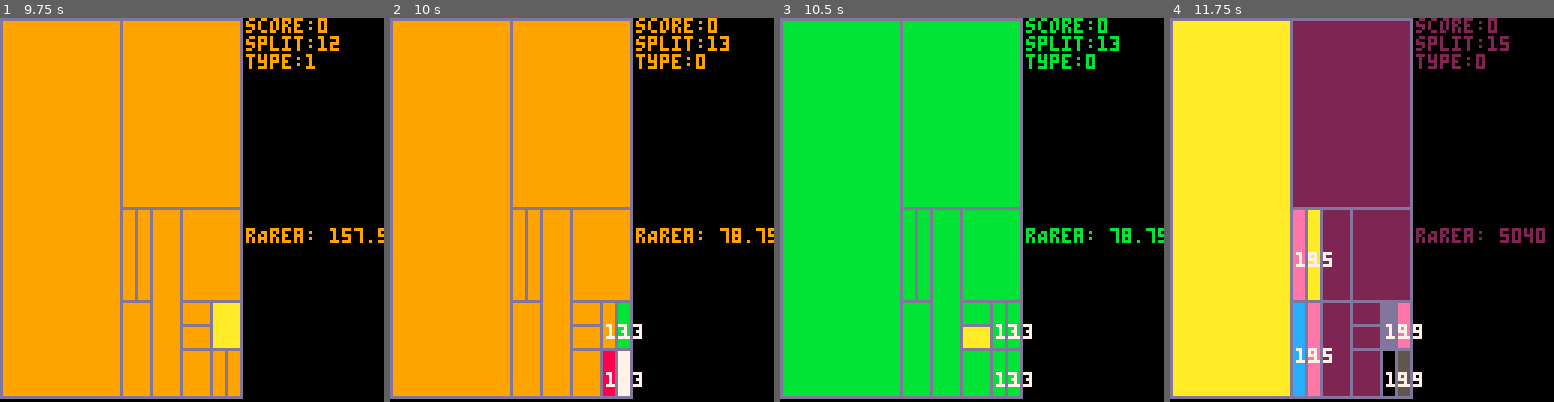
Above: before the commit, frames 1-4 (left to right).
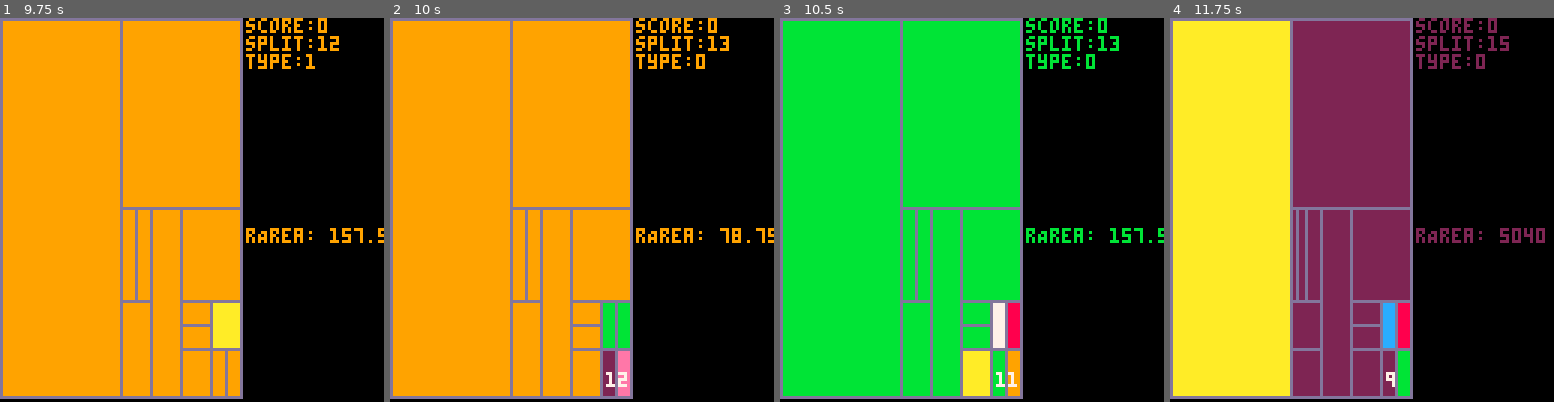
Above: after the commit, the same moments.

Repository: kelvinq/p8spl-t
Game: PICO-8 cartridge p8spl-t.p8
The game is run twice, just before and just after one commit, with the same random seed, the same clock (stepped at 60 frames per second) and the same inputs.
Inputs:
- Up to frame 1 (9.75 s): tap X (X key) at 0.33, 0.7, 1.43, 2.58, 3.1, 3.62, 4.13, 4.65, 5.17, 5.68, 6.2, 6.72, 7.23, 7.75, 8.27, 8.78, 9.3 s; tap O (Z key) at 1.07, 1.8, 2.43, 3.07, 3.7, 4.33, 4.97, 5.6, 6.23, 6.87, 7.5, 8.13, 8.77, 9.4 s; hold Right 2.33-3.33 s; hold Right 3.38-4.22 s; hold Up 4.27-4.67 s; hold Right 4.72-5.72 s; hold Down 5.77-6.1 s; hold Left 6.15-6.98 s; hold Right 7.03-8.03 s; hold Right 8.08-8.92 s; hold Up 8.97-9.37 s; hold Right from 9.42 s (still down)
- Up to frame 2 (10 s): keep holding Right; tap X (X key) at 9.82 s
- Up to frame 3 (10.5 s): tap O (Z key) at 10.03 s; tap X (X key) at 10.33 s; release Right at 10.42 s; hold Down from 10.47 s (still down)
- Up to frame 4 (11.75 s): tap O (Z key) at 10.67, 11.3 s; release Down at 10.8 s; hold Left 10.85-11.68 s; tap X (X key) at 10.85, 11.37 s

Frame 1 is identical in both runs. In frame 2, 1.2% of the frame differs, in the area x 55-66%, y 74-99%; in frame 3, 2.5%; in frame 4, 4.9%, in the area x 32-66%, y 50-99%.

Commit message:
Added countdown of splits. Qualified rectangles disappear when splits countdown for each cluster of rectangles reaches 0.

Diff:
--- a/p8spl-t.p8
+++ b/p8spl-t.p8
@@ -123,7 +123,11 @@
                     if ( (j~=k) and (j.area==k.area) and (j.midpoint.x==k.midpoint.x)) then
                         for l in all(allRects) do
                             if ( (k~=l) and (k.area==l.area) and (k.midpoint.y==l.midpoint.y) and (i.midpoint.x==l.midpoint.x)) then
-                            add(qualRects,{i,j,k,l,countSplit}) -- Todo: Del i,j,k,l from allRects. Draw qualRects separately from allRects.
+                                add(qualRects,{i,j,k,l,splitsLeft=countSplit}) -- Todo: Del i,j,k,l from allRects. Draw qualRects separately from allRects.
+                                del(allRects,i)
+                                del(allRects,j)
+                                del(allRects,k)
+                                del(allRects,l)
                             end
                         end
                     end
@@ -133,6 +137,14 @@
     end
 end
 
+function doeachturn()
+    for i in all(qualRects) do
+        i.splitsLeft-=1
+        if (i.splitsLeft==0) del(qualRects,i)
+    end
+end
+
+
 function _update()
 
     if btnp(➡️) then
@@ -153,7 +165,7 @@
 
     if (btnp(4)) currentColor=flr(rnd(15))
 
-    if (btnp(5)) attemptSplit(selectedRect) selectedRect=allRects[count(allRects)] selectedRect.fColor=selectColor findqualifiedRects(allRects)
+    if (btnp(5)) attemptSplit(selectedRect) selectedRect=allRects[count(allRects)] selectedRect.fColor=selectColor findqualifiedRects(allRects) doeachturn()
 
     if count(allRects) <= 1 then -- Selected default rectangle if there is only 1 rectangle.
         selectedRect=allRects[count(allRects)]
@@ -167,16 +179,16 @@
         drawnewRect(i)
     end
 
-    if count(qualRects)>=4 then
-        for i in all(qualRects) do
-
-            i[1].fColor=flr(rnd(15))
-            i[2].fColor=flr(rnd(15))
-            i[3].fColor=flr(rnd(15))
-            i[4].fColor=flr(rnd(15))
-
-            print(i[5],i[1].midpoint.x,i[1].midpoint.y,7)
-        end
+    for i in all(qualRects) do
+        drawnewRect(i[1])
+        drawnewRect(i[2])
+        drawnewRect(i[3])
+        drawnewRect(i[4])
+        i[1].fColor=flr(rnd(15))
+        i[2].fColor=flr(rnd(15))
+        i[3].fColor=flr(rnd(15))
+        i[4].fColor=flr(rnd(15))
+        print(i.splitsLeft,i[1].midpoint.x,i[1].midpoint.y,7)
     end
 
     print("score:"..countScore, maxX+2, 0,currentColor)
